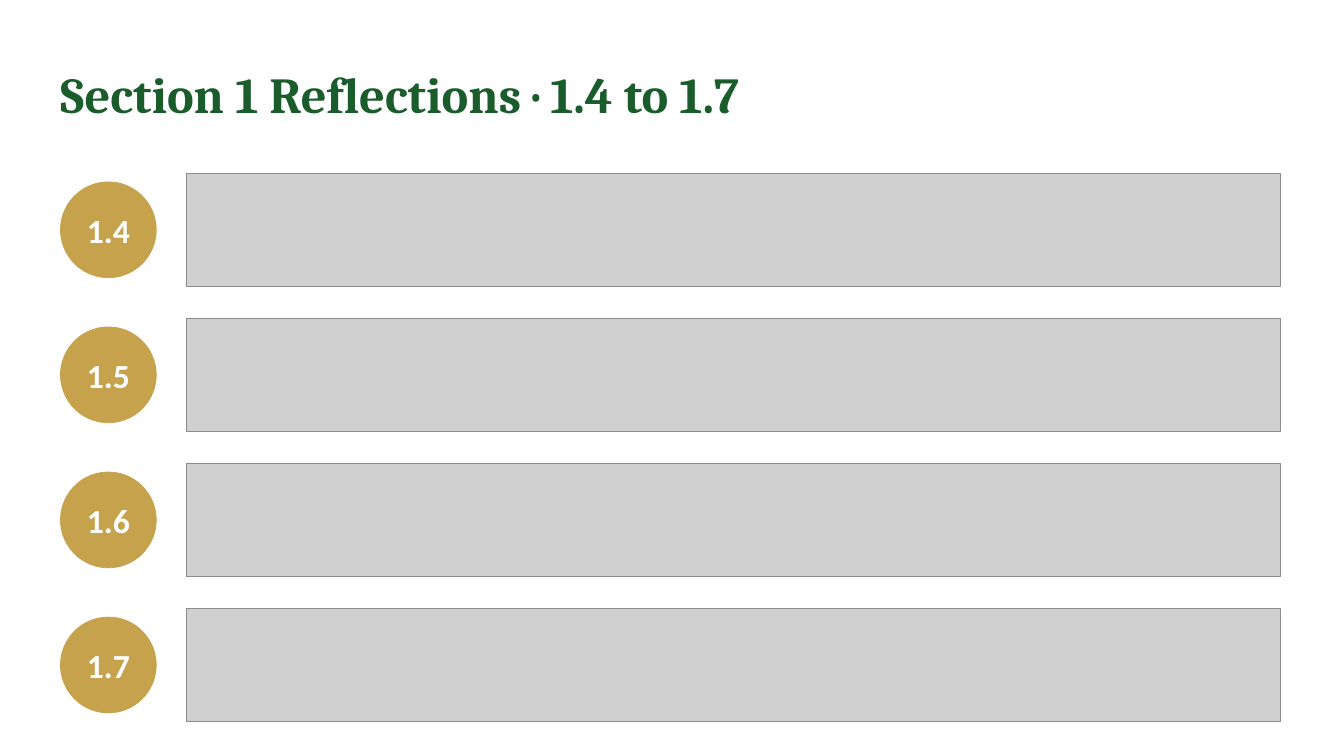
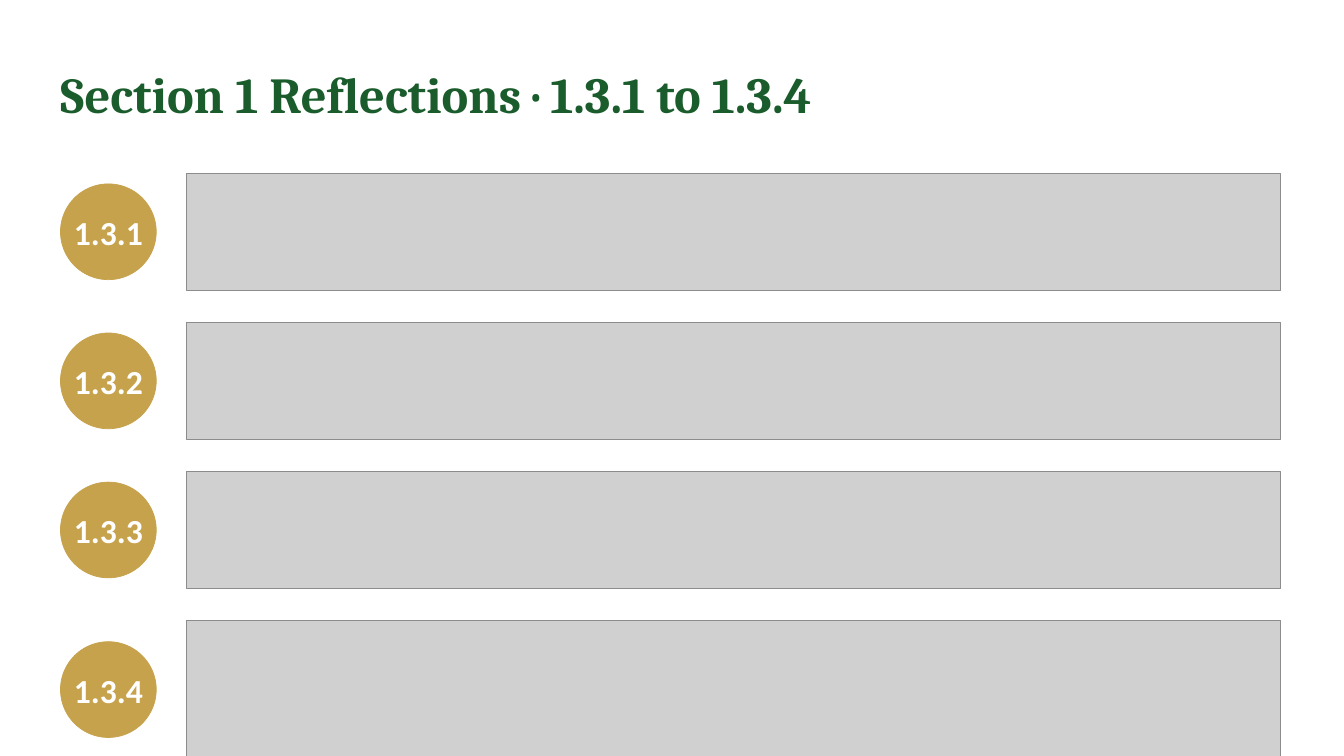
Before and after one commit to IBSL26/ibsl-platform, a slide deck: slide 19 of Unit decks/Unit 05 - Aligning Heart & Mind.pptx. Drawn at 1344x756 pixels with LibreOffice and Linux fonts; fonts in the diff are those of the drawing; grey boxes stand for pictures. Boxes give left, top, right and bottom in pixels: in the first picture for what was removed or moved away, otherwise in the second. Text is boxed around its words. In the diff, an @@ line names an element or a change of style, - is before the commit and + after.

```diff
--- a/Unit decks/Unit 05 - Aligning Heart & Mind.pptx
+++ b/Unit decks/Unit 05 - Aligning Heart & Mind.pptx
@@ text at (x1=60, y1=77, x2=812, y2=114): text changed @@
-Section 1 Reflections · 1.4 to 1.7
+Section 1 Reflections · 1.3.1 to 1.3.4
@@ picture resized from (x1=187, y1=173, x2=1280, y2=286) to (x1=187, y1=173, x2=1280, y2=290) @@
@@ text in ellipse at (x1=74, y1=223, x2=143, y2=245): text changed @@
-1.4
+1.3.1
@@ picture resized from (x1=187, y1=319, x2=1280, y2=432) to (x1=187, y1=323, x2=1280, y2=440) @@
@@ ellipse "1.3.2" moved from (x1=60, y1=327, x2=156, y2=422) to (x1=60, y1=333, x2=156, y2=429) @@
@@ text in ellipse at (x1=74, y1=372, x2=143, y2=394): text changed @@
-1.5
+1.3.2
@@ picture resized from (x1=187, y1=464, x2=1280, y2=577) to (x1=187, y1=472, x2=1280, y2=589) @@
@@ ellipse "1.3.3" moved from (x1=60, y1=472, x2=156, y2=568) to (x1=60, y1=482, x2=156, y2=578) @@
@@ text in ellipse at (x1=74, y1=521, x2=143, y2=543): text changed @@
-1.6
+1.3.3
@@ picture resized from (x1=187, y1=609, x2=1280, y2=722) to (x1=187, y1=621, x2=1280, y2=756) @@
@@ ellipse "1.3.4" moved from (x1=60, y1=617, x2=156, y2=713) to (x1=60, y1=642, x2=156, y2=738) @@
@@ text in ellipse at (x1=74, y1=681, x2=143, y2=703): text changed @@
-1.7
+1.3.4
```
Also in this commit, not shown: 12 other slides changed, 5 slides added, 6 slides removed, 42 other files.
